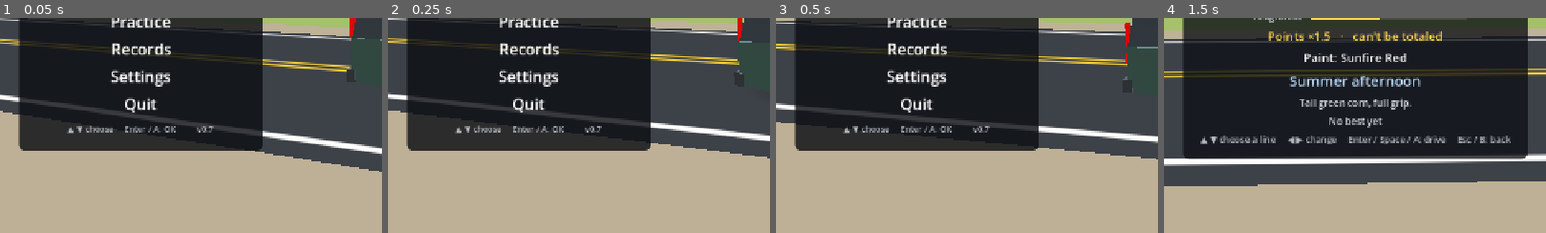
Above: before the commit, frames 1-4 (left to right).
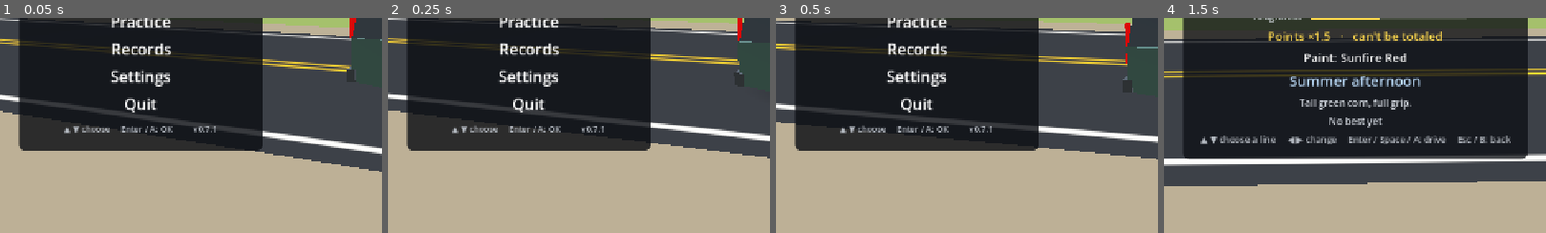
Above: after the commit, the same moments.

Repository: DBYoder/Driving-Game
Game: Godot game, scene res://scenes/main.tscn
Same seed, same stepped clock (60 frames per second), same inputs: the game is played once before the commit and once after it.
Inputs (mouse positions are % of the whole screen's width and height, from its top left):
- Up to frame 1 (0.05 s): no input
- Up to frame 2 (0.25 s): no input
- Up to frame 3 (0.5 s): no input
- Up to frame 4 (1.5 s): tap Enter (change_car) at 0.5 s; move the mouse to (72, 45) at 0.52 s; hold D (menu_right) 0.53-1.25 s; hold Shift (boost) 0.53-1.25 s; click (72, 45) at 0.67 s; tap H (horn) at 0.8 s; drag from (30, 55) to (45, 70) at 1.27 s
The pictures show only the part of the screen within x 0-50%, y 50-100%; the shares and areas given below are measured in that part.

The runs differ from the first frame. In frame 1, 0.7% of the frame differs, in the area x 16-57%, y 49-54%; in frame 2, 0.7%; in frame 3, 0.7%; in frame 4, nothing differs.

Commit message:
v0.7.1: hear the engine and the tires
After the v0.7 playtest: no engine or tire noise (horn, near misses and
sirens were fine). The engine was playing, but measured off the audio bus
it was ~20 dB under the horn in the range laptop and TV speakers play: a
30-140 Hz hum with most of its energy below 250 Hz and a DC offset. The
squeal only came in for big sideways slides, quietly.

- Engine: per-car wavetables of harmonics (mellow off the throttle,
  bright on it), 40-270 Hz firing, intake hiss. Flat out ~5 dB under the
  horn on small speakers, idle ~15 dB under; pitch climbs through each
  gear and drops on upshifts.
- Tires: a louder two-tone screech in slides, hard stops and launches;
  gravel crunch whenever on gravel; road roar and wind with speed.
- Both restart their audio if anything stops it.
- Tests compare engine and tire levels with the horn's above 250 Hz.

Co-Authored-By: Claude Opus 5.5 <noreply@anthropic.com>
Claude-Session: https://claude.ai/code/session_01HESksoLjN5cfDRiuGm89Ar

Diff:
--- a/game/scripts/car/car_feel.gd
+++ b/game/scripts/car/car_feel.gd
@@ -1,14 +1,17 @@
 class_name CarFeel
 extends Node
 ## What you hear and feel from your car, besides the engine: crashes (louder the harder),
-## mailboxes, fence rails and hay bales, landing a jump, the tires squealing (or the
-## gravel crunching) in a slide, a car whooshing by on a near miss, and the horn. The
-## controller rumbles along (if the setting's on): crashes, smashes, landings, near
-## misses and the boost.
+## mailboxes, fence rails and hay bales, landing a jump, a car whooshing by on a near
+## miss, and the horn. And the tires, all the time: a screech in a slide, a hard stop or
+## a hard launch on the asphalt, the crunch of gravel, the roar of the road and the wind
+## rising with speed. The controller rumbles along (if the setting's on): crashes,
+## smashes, landings, near misses and the boost.
 
 const SQUEAL_RATE := 22050.0
 const SMASH_SOUNDS := {"Mailbox": "clang", "Fence": "crack", "Hay bale": "thud"}
 const WHOOSH_FOR := ["Near miss", "Close pass"]
+const HORN_DB := -4.0
+const TIRES_DB := -2.0
 
 var car: Car
 var run: Run
@@ -18,10 +21,18 @@
 var _horn: AudioStreamPlayer
 var _squeal: AudioStreamPlayer
 var _squeal_playback: AudioStreamGeneratorPlayback
-var _squeal_level := 0.0
-var _gravel_level := 0.0
+var squeal_level := 0.0  ## 0..1, how loud each tire sound is now
+var gravel_level := 0.0
+var road_level := 0.0
+var wind_level := 0.0
 var _phase := 0.0
+var _phase2 := 0.0
 var _low := 0.0
+var _crunch := 0.0
+var _road := 0.0
+var _road_low := 0.0
+var _wind := 0.0
+var _wind_low := 0.0
 var _air := 0.0
 var _fall_speed := 0.0
 var _boost_buzz := 0.0
@@ -38,7 +49,7 @@
 		_players.append(p)
 	_horn = AudioStreamPlayer.new()
 	_horn.bus = "Effects"
-	_horn.volume_db = -4.0
+	_horn.volume_db = HORN_DB
 	add_child(_horn)
 	_squeal = AudioStreamPlayer.new()
 	_squeal.bus = "Effects"
@@ -46,7 +57,7 @@
 	gen.mix_rate = SQUEAL_RATE
 	gen.buffer_length = 0.1
 	_squeal.stream = gen
-	_squeal.volume_db = -8.0
+	_squeal.volume_db = TIRES_DB
 	add_child(_squeal)
 	_squeal.play()
 	_squeal_playback = _squeal.get_stream_playback()
@@ -96,19 +107,7 @@
 			Settings.rumble_pad(0.3, hard * 0.8, 0.2)
 		_air = 0.0
 		_fall_speed = 0.0
-	# Tires: squeal sliding on the asphalt, crunch on gravel and grass.
-	var squeal := 0.0
-	var gravel := 0.0
-	if car.linear_velocity.length() > 3.0:
-		for w: Car.Wheel in car.wheels:
-			if not w.grounded:
-				continue
-			if w.surface == "asphalt":
-				squeal = maxf(squeal, smoothstep(2.5, 7.0, w.slide))
-			else:
-				gravel = maxf(gravel, smoothstep(1.5, 5.0, w.slide))
-	_squeal_level = move_toward(_squeal_level, squeal, delta * 6.0)
-	_gravel_level = move_toward(_gravel_level, gravel, delta * 6.0)
+	_tire_levels(delta)
 	# The horn, for as long as it's held.
 	if car.horn and not _horn.playing:
 		var id := "horn_" + car.stats.id
@@ -126,13 +125,66 @@
 			_boost_buzz = 0.2
 
 
+## How loud each tire sound should be, from what the wheels are doing.
+func _tire_levels(delta: float) -> void:
+	var speed := car.linear_velocity.length()
+	var squeal := 0.0
+	var gravel := 0.0
+	var on_asphalt := false
+	for w: Car.Wheel in car.wheels:
+		if not w.grounded:
+			continue
+		if w.surface == "asphalt":
+			on_asphalt = true
+			squeal = maxf(squeal, smoothstep(2.0, 6.0, w.slide))
+		else:
+			gravel = maxf(gravel, smoothstep(1.0, 4.0, w.slide) + smoothstep(2.0, 20.0, speed) * 0.6)
+	if on_asphalt:
+		# A hard stop from speed, or flooring it from a standstill, chirps the tires too.
+		squeal = maxf(squeal, car.brake * smoothstep(8.0, 18.0, car.forward_speed()) * 0.7)
+		squeal = maxf(squeal, car.throttle * (1.0 - smoothstep(1.0, 6.0, speed)) * 0.45 * float(car.throttle > 0.9))
+	var road := smoothstep(2.0, 40.0, speed) * (1.0 if on_asphalt else 0.5)
+	set_tire_levels(squeal, minf(gravel, 1.0), road, smoothstep(18.0, 50.0, speed), delta)
+
+
+## Ease the tire sounds toward these levels (0..1).
+func set_tire_levels(squeal: float, gravel: float, road: float, wind: float, delta: float) -> void:
+	squeal_level = move_toward(squeal_level, squeal, delta * 8.0)
+	gravel_level = move_toward(gravel_level, gravel, delta * 6.0)
+	road_level = move_toward(road_level, road, delta * 3.0)
+	wind_level = move_toward(wind_level, wind, delta * 2.0)
+
+
 func _process(_delta: float) -> void:
 	if _squeal_playback == null:
 		return
-	for i in _squeal_playback.get_frames_available():
+	if not _squeal.playing:  # stopped by something (it never should be): start it again
+		_squeal.play()
+		_squeal_playback = _squeal.get_stream_playback()
+	var n := _squeal_playback.get_frames_available()
+	if n > 0:
+		_squeal_playback.push_buffer(synth_tires(n))
+
+
+## The next `n` frames of tire noise at the current levels.
+func synth_tires(n: int) -> PackedVector2Array:
+	var out := PackedVector2Array()
+	out.resize(n)
+	for i in n:
 		var white := _rng.randf() * 2.0 - 1.0
-		# A rubbery squeal that wobbles in pitch, over a gravelly hiss.
-		_phase = fmod(_phase + (980.0 + 120.0 * white) / SQUEAL_RATE, 1.0)
+		# The screech: two rubbery partials that wobble in pitch, a little noise on top.
+		_phase = fmod(_phase + (880.0 + 140.0 * white) / SQUEAL_RATE, 1.0)
+		_phase2 = fmod(_phase2 + (1330.0 + 90.0 * white) / SQUEAL_RATE, 1.0)
+		var screech := sin(TAU * _phase) * 0.55 + sin(TAU * _phase2) * 0.3 + white * 0.08
+		# Gravel: low rumble with stones popping.
 		_low = _low * 0.7 + white * 0.3
-		var s := sin(TAU * _phase) * 0.45 * _squeal_level + _low * 0.5 * _gravel_level
-		_squeal_playback.push_frame(Vector2(s, s))
+		_crunch = white * 0.9 if _rng.randf() < 0.02 else _crunch * 0.6
+		# The road: a band of noise (a few hundred Hz); the wind: a hiss above it.
+		_road += (white - _road) * 0.25
+		_road_low += (_road - _road_low) * 0.03
+		_wind += (white - _wind) * 0.7
+		_wind_low += (_wind - _wind_low) * 0.2
+		var s := screech * 0.6 * squeal_level + (_low * 0.55 + _crunch * 0.35) * gravel_level \
+			+ (_road - _road_low) * 0.35 * road_level + (_wind - _wind_low) * 0.22 * wind_level
+		out[i] = Vector2(s, s)
+	return out
--- a/game/scripts/car/engine_sound.gd
+++ b/game/scripts/car/engine_sound.gd
@@ -3,9 +3,21 @@
 ## A synthesized engine note: a fake 4-speed automatic picks the RPM from road speed,
 ## and the throttle sets how hard it growls. Boosting adds a rushing roar on top.
 ## No audio files needed.
+##
+## Each cycle of the engine comes from a wavetable of harmonics built for the car (two
+## of them: off the throttle, mellow; on it, bright and buzzy), so the sound has plenty
+## in the 200 Hz–2 kHz range that laptop and TV speakers can play. (The first version
+## was mostly a 30–140 Hz hum, too low for small speakers to reproduce, and ~20 dB
+## under the horn.)
 
 const MIX_RATE := 22050.0
 const GEAR_TOP_SPEEDS := [12.0, 22.0, 34.0, 60.0]  ## m/s at which each gear tops out
+const TABLE_SIZE := 512
+const IDLE_HZ := 40.0  ## firing frequency at idle and at redline, times the car's engine_note
+const REDLINE_HZ := 270.0
+const LEVEL_IDLE := 0.22  ## loudness off the throttle and flat out
+const LEVEL_FULL := 0.6
+const VOLUME_DB := -3.0
 
 var car: Car
 var _phase := 0.0
@@ -13,6 +25,11 @@
 var _load := 0.0
 var _boost := 0.0  ## 0..1, the roar of the boost
 var _roar := 0.0  ## low-passed noise for it
+var _hiss := 0.0  ## intake noise, band-passed
+var _hiss_low := 0.0
+var _soft := PackedFloat32Array()  ## one cycle off the throttle
+var _hard := PackedFloat32Array()  ## and on it
+var _tables_for := ""  ## which car's tables these are
 var _playback: AudioStreamGeneratorPlayback
 
 
@@ -21,35 +38,114 @@
 	generator.mix_rate = MIX_RATE
 	generator.buffer_length = 0.1
 	stream = generator
-	volume_db = -10.0
+	volume_db = VOLUME_DB
 	bus = "Effects"
+	_start()
+
+
+func _start() -> void:
 	play()
 	_playback = get_stream_playback()
 
 
 func _process(delta: float) -> void:
-	if car == null or _playback == null:
+	if car == null or car.stats == null:
 		return
-	var speed := absf(car.forward_speed())
+	if not playing:  # stopped by something (it never should be): start it again
+		_start()
+	update(delta, absf(car.forward_speed()), car.throttle, car.boost.active)
+	var n := _playback.get_frames_available()
+	if n > 0:
+		_playback.push_buffer(synth(n))
+
+
+## Follow the car: RPM from road speed (and a little from the throttle), load from the
+## throttle, and the boost's roar.
+func update(delta: float, speed: float, throttle: float, boosting: bool) -> void:
+	_build_tables()
+	_rpm = lerpf(_rpm, maxf(rpm_for(speed), 0.15 + throttle * 0.1), 1.0 - exp(-delta * 8.0))
+	_load = lerpf(_load, maxf(throttle, 1.0 if boosting else 0.0), 1.0 - exp(-delta * 6.0))
+	_boost = move_toward(_boost, 1.0 if boosting else 0.0, delta * (4.0 if boosting else 1.5))
+
+
+## RPM (0 idle .. 1 redline) at a road speed, through the gears.
+static func rpm_for(speed: float) -> float:
 	var low := 0.0
-	var target := 0.15
-	for top in GEAR_TOP_SPEEDS:
+	for top: float in GEAR_TOP_SPEEDS:
 		if speed <= top:
-			target = lerpf(0.25, 1.0, (speed - low) / (top - low))
-			break
+			return lerpf(0.25, 1.0, (speed - low) / (top - low))
 		low = top
-	_rpm = lerpf(_rpm, maxf(target, 0.15 + car.throttle * 0.1), 1.0 - exp(-delta * 8.0))
-	_load = lerpf(_load, maxf(car.throttle, 1.0 if car.boost.active else 0.0), 1.0 - exp(-delta * 6.0))
-	_boost = move_toward(_boost, 1.0 if car.boost.active else 0.0, delta * (4.0 if car.boost.active else 1.5))
+	return 1.0
 
-	var freq := (28.0 + _rpm * 110.0) * car.stats.engine_note  # firing frequency, roughly
-	var amp := 0.18 + 0.22 * _load
+
+## The firing frequency (Hz) now.
+func frequency() -> float:
+	return (IDLE_HZ + _rpm * (REDLINE_HZ - IDLE_HZ)) * car.stats.engine_note
+
+
+## The next `n` stereo frames.
+func synth(n: int) -> PackedVector2Array:
+	_build_tables()
+	var out := PackedVector2Array()
+	out.resize(n)
+	var step := frequency() / MIX_RATE * TABLE_SIZE
+	var level := lerpf(LEVEL_IDLE, LEVEL_FULL, _load)
+	var hiss_level := 0.05 + 0.12 * _load * _rpm
+	var phase := _phase
+	for i in n:
+		phase += step
+		if phase >= TABLE_SIZE:
+			phase -= TABLE_SIZE
+		var k := int(phase)
+		var f := phase - k
+		var k1 := (k + 1) % TABLE_SIZE
+		var soft := _soft[k] + (_soft[k1] - _soft[k]) * f
+		var hard := _hard[k] + (_hard[k1] - _hard[k]) * f
+		var white := randf() * 2.0 - 1.0
+		# Intake hiss: noise between two one-pole filters, a few hundred Hz to ~3 kHz.
+		_hiss += (white - _hiss) * 0.6
+		_hiss_low += (_hiss - _hiss_low) * 0.08
+		_roar = _roar * 0.85 + white * 0.15
+		var s := (soft + (hard - soft) * _load) * level + (_hiss - _hiss_low) * hiss_level + _roar * 0.6 * _boost
+		out[i] = Vector2(s, s)
+	_phase = phase
+	return out
+
+
+## Wavetables for this car: harmonics with fixed random phases (so the wave isn't one
+## sharp spike), falling off gently on the throttle and steeply off it. A raspy engine
+## gets more of the upper odd harmonics. No DC, peak 1.
+func _build_tables() -> void:
+	if _tables_for == car.stats.id:
+		return
+	_tables_for = car.stats.id
+	var rng := RandomNumberGenerator.new()
+	rng.seed = hash(car.stats.id)
+	var phases := PackedFloat32Array()
+	for h in 24:
+		phases.append(rng.randf() * TAU)
 	var rasp := car.stats.engine_rasp
-	for i in _playback.get_frames_available():
-		_phase = fmod(_phase + freq / MIX_RATE, 1.0)
-		var saw := _phase * 2.0 - 1.0
-		var pulse := 1.0 if _phase < 0.15 + 0.3 * (1.0 - rasp) else -0.4
-		_roar = _roar * 0.85 + randf_range(-1.0, 1.0) * 0.15
-		var sample := (saw * (1.0 - rasp * 0.5) + pulse * (0.2 + rasp * 0.5)) * amp \
-			+ randf_range(-0.03, 0.03) * _load * (0.5 + rasp) + _roar * 0.5 * _boost
-		_playback.push_frame(Vector2(sample, sample))
+	_soft = _table(phases, func(h: int) -> float: return 1.0 / pow(h, 1.6) if h <= 8 else 0.0)
+	_hard = _table(phases, func(h: int) -> float:
+		var w := 1.0 / pow(h, 0.75)
+		if h >= 3 and h % 2 == 1:
+			w *= 1.0 + rasp * 1.5
+		return w * (1.0 if h <= 6 else exp(-(h - 6) * (0.35 - rasp * 0.2))))
+
+
+func _table(phases: PackedFloat32Array, weight: Callable) -> PackedFloat32Array:
+	var t := PackedFloat32Array()
+	t.resize(TABLE_SIZE)
+	var peak := 0.0001
+	for i in TABLE_SIZE:
+		var x := TAU * i / TABLE_SIZE
+		var v := 0.0
+		for h in range(1, phases.size() + 1):
+			var w: float = weight.call(h)
+			if w > 0.0:
+				v += w * sin(h * x + phases[h - 1])
+		t[i] = v
+		peak = maxf(peak, absf(v))
+	for i in TABLE_SIZE:
+		t[i] /= peak
+	return t
--- a/game/scripts/ui/menus.gd
+++ b/game/scripts/ui/menus.gd
@@ -10,7 +10,7 @@
 signal to_title
 signal quit
 
-const VERSION := "v0.7"
+const VERSION := "v0.7.1"
 const SETTINGS := [["preset", "Graphics"], ["render_scale", "Resolution"], ["scenery", "Scenery"],
 	["fullscreen", "Display"], ["master_volume", "Volume"], ["effects_volume", "Car and effects"],
 	["radio_volume", "Radio"], ["rumble", "Controller rumble"]]
--- /dev/null
+++ b/game/tests/test_car_sounds.gd
@@ -0,0 +1,102 @@
+extends "res://tests/test_case.gd"
+## The engine and the tires have to be heard over a laptop's or a TV's speakers, which
+## play next to nothing below ~250 Hz. Levels are compared with the horn's, in that range.
+
+const SMALL_SPEAKER_HZ := 250.0
+
+
+## RMS (dB) of a mono signal above SMALL_SPEAKER_HZ, after the player's volume.
+static func audible_db(samples: PackedFloat32Array, rate: float, volume_db: float) -> float:
+	var rc := 1.0 / (TAU * SMALL_SPEAKER_HZ)
+	var a := rc / (rc + 1.0 / rate)
+	var y := 0.0
+	var prev := 0.0
+	var sum := 0.0
+	for x in samples:
+		y = a * (y + x - prev)
+		prev = x
+		sum += y * y
+	return linear_to_db(sqrt(sum / maxf(samples.size(), 1))) + volume_db
+
+
+static func left(frames: PackedVector2Array) -> PackedFloat32Array:
+	var out := PackedFloat32Array()
+	for f in frames:
+		out.append(f.x)
+	return out
+
+
+func _horn_db(car_id: String) -> float:
+	var wav := Sfx.get_stream("horn_" + car_id)
+	var samples := PackedFloat32Array()
+	for i in range(0, wav.data.size(), 2):
+		samples.append(wav.data.decode_s16(i) / 32768.0)
+	return audible_db(samples, Sfx.RATE, CarFeel.HORN_DB)
+
+
+func _engine(car_id: String) -> EngineSound:
+	var car := Car.new()
+	car.stats = CarStats.preset(car_id)
+	var e := EngineSound.new()
+	e.car = car
+	return e
+
+
+func _engine_db(e: EngineSound, speed: float, throttle: float) -> float:
+	for i in 120:
+		e.update(1.0 / 60.0, speed, throttle, false)
+	return audible_db(left(e.synth(int(EngineSound.MIX_RATE))), EngineSound.MIX_RATE, EngineSound.VOLUME_DB)
+
+
+func test_the_engine_is_heard_on_small_speakers() -> void:
+	for id: String in CarStats.CARS:
+		var horn := _horn_db(id)
+		var e := _engine(id)
+		var flat_out := _engine_db(e, 25.0, 1.0)
+		check(flat_out > horn - 10.0 and flat_out < horn, "%s flat out: %.1f dB, the horn %.1f dB" % [id, flat_out, horn])
+		var idle := _engine_db(e, 0.0, 0.0)
+		check(idle < flat_out - 6.0 and idle > horn - 24.0, "%s idling: %.1f dB, quieter but there" % [id, idle])
+		var frames := left(e.synth(22050))
+		var mean := 0.0
+		var peak := 0.0
+		for x in frames:
+			mean += x
+			peak = maxf(peak, absf(x))
+		check(absf(mean / frames.size()) < 0.01 and peak <= 1.0, "%s: no DC, no clipping (peak %.2f)" % [id, peak])
+		e.car.free()
+		e.free()
+
+
+func test_the_engine_revs_up() -> void:
+	var e := _engine("legend")
+	e.update(10.0, 2.0, 1.0, false)
+	var low := e.frequency()
+	e.update(10.0, 11.0, 1.0, false)
+	var high := e.frequency()
+	check(high > low * 2.0, "the note climbs through first gear (%.0f -> %.0f Hz)" % [low, high])
+	check(EngineSound.rpm_for(12.5) < EngineSound.rpm_for(11.5), "and drops when it shifts up")
+	var tercel := _engine("tercel")
+	tercel.update(10.0, 11.0, 1.0, false)
+	check(tercel.frequency() > high, "the Tercel's little four buzzes higher than the Legend's V6")
+	e.car.free()
+	e.free()
+	tercel.car.free()
+	tercel.free()
+
+
+func test_the_tires_are_heard() -> void:
+	var feel := CarFeel.new()
+	var horn := _horn_db("legend")
+	feel.set_tire_levels(0.0, 0.0, 0.0, 0.0, 1.0)
+	var quiet := audible_db(left(feel.synth_tires(11025)), CarFeel.SQUEAL_RATE, CarFeel.TIRES_DB)
+	check(quiet < -80.0, "parked: no tire noise (%.0f dB)" % quiet)
+	feel.set_tire_levels(1.0, 0.0, 0.0, 0.0, 1.0)
+	var screech := audible_db(left(feel.synth_tires(22050)), CarFeel.SQUEAL_RATE, CarFeel.TIRES_DB)
+	check(screech > horn - 8.0, "a full slide screeches nearly as loud as the horn (%.1f vs %.1f dB)" % [screech, horn])
+	feel.set_tire_levels(0.0, 0.0, 1.0, 1.0, 1.0)
+	var cruising := audible_db(left(feel.synth_tires(22050)), CarFeel.SQUEAL_RATE, CarFeel.TIRES_DB)
+	check(cruising > horn - 26.0 and cruising < screech - 6.0, "road and wind at speed: there, under the screech (%.1f dB)" % cruising)
+	feel.set_tire_levels(0.0, 1.0, 0.0, 0.0, 1.0)
+	var gravel := audible_db(left(feel.synth_tires(22050)), CarFeel.SQUEAL_RATE, CarFeel.TIRES_DB)
+	check(gravel > horn - 20.0, "gravel crunches (%.1f dB)" % gravel)
+	feel.free()
Not shown, added: game/tests/test_car_sounds.gd.uid
Not shown, changed: PLAN.md
Not shown, changed: README.md
Not shown, changed: docs/PLAYING.txt
